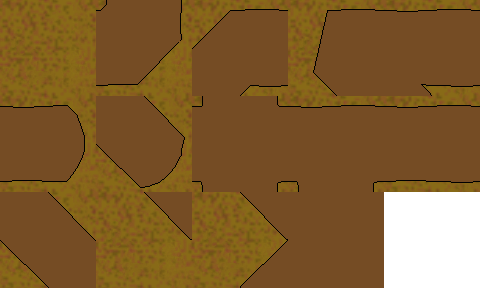
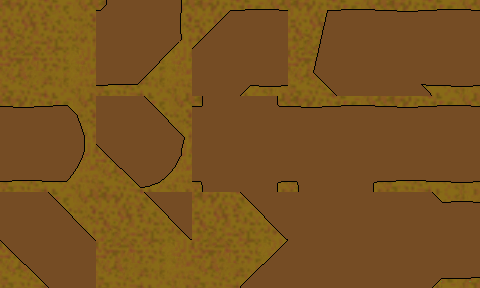
Layer changes from the first 480 × 288 image to the second:
painted on "Layer 1" over [384, 192, 480, 288]
added layer "Layer 10 copy" above "workable" over [384, 192, 480, 288]
